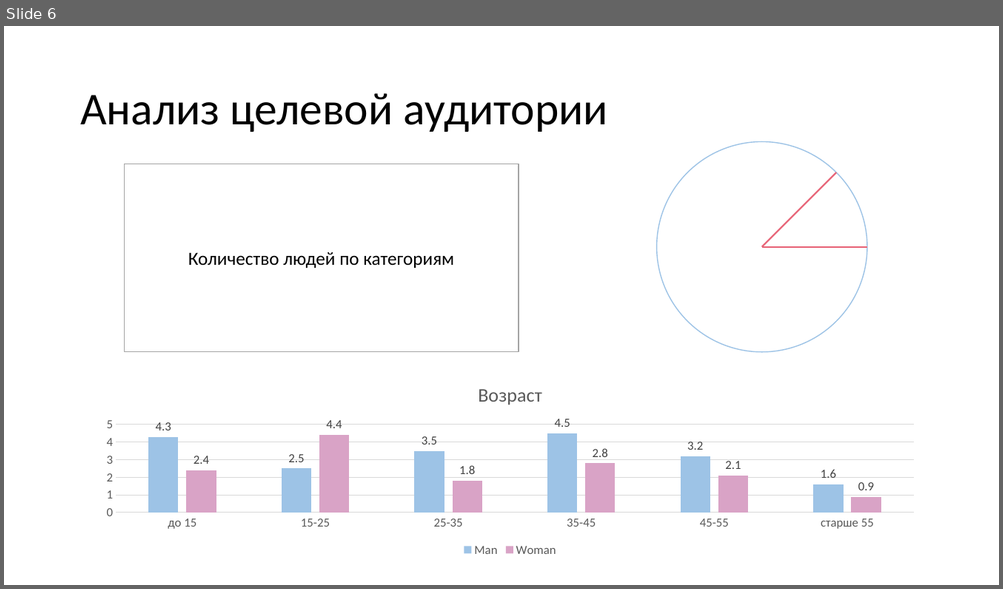
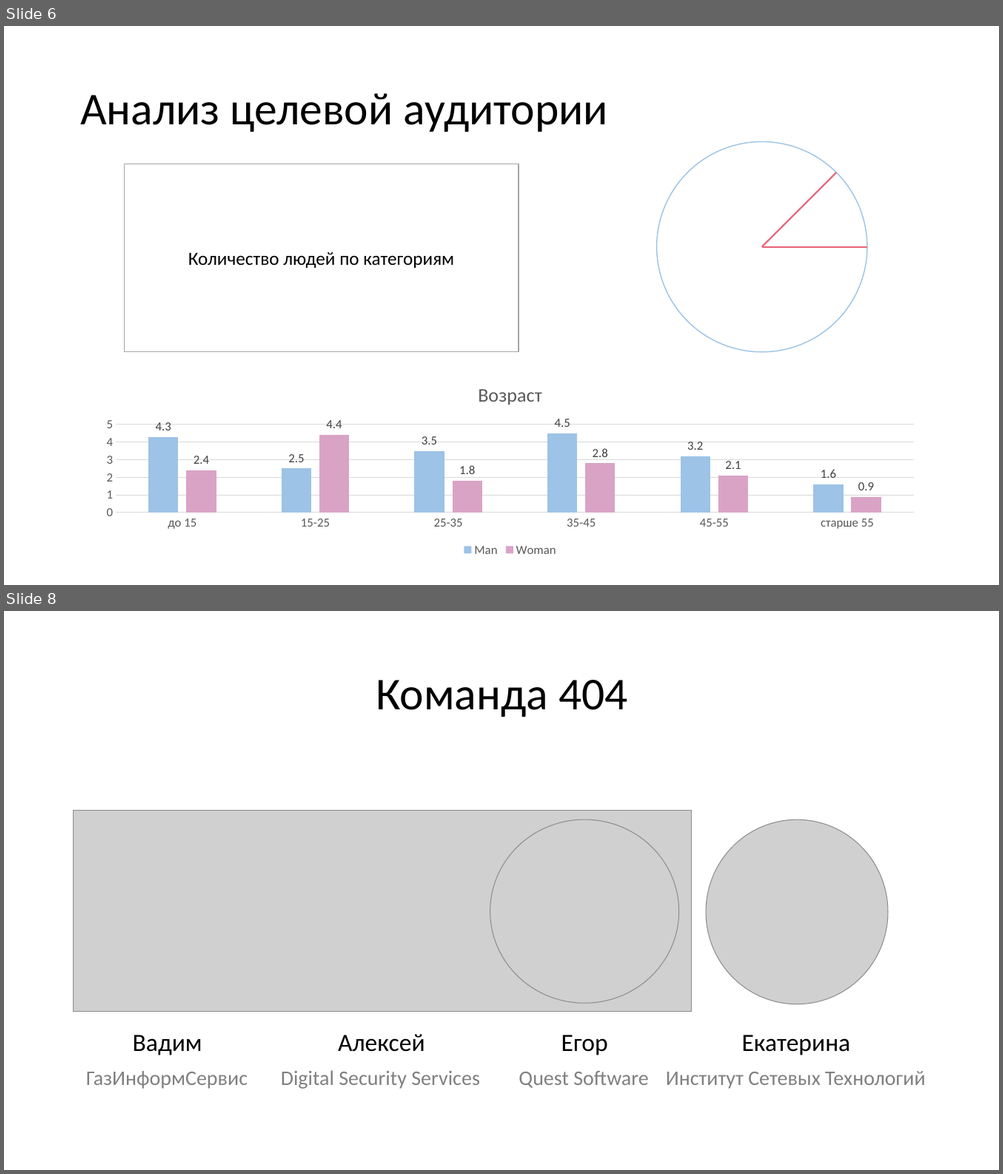
Before and after one commit to vadikko2/Hack_university, a slide deck: Hack_present - 3.pptx. Shown one above the other, each under a label of ours: slide 6 before the commit, slides 6 and 8 after it; the slides between them are not shown. The pictures are 1003x589 and 1003x1174 pixels, drawn with LibreOffice and Linux fonts; fonts in the diff are those of the drawing; grey boxes stand for pictures. Boxes give left, top, right and bottom in pixels: in the first picture for what was removed or moved away, otherwise in the second. Text is boxed around its words. In the diff, an @@ line names an element or a change of style, - is before the commit and + after.

```diff
--- a/Hack_present - 3.pptx
+++ b/Hack_present - 3.pptx
@@ slide 8 added at <box>4,611,999,1170</box>, background #FFFFFF @@
@@ title added at <box>375,680,628,717</box>, 44 pt, text #000000 @@
+Команда 404
@@ picture added at <box>73,810,691,1012</box> @@
@@ picture added at <box>489,820,678,1003</box> @@
@@ picture added at <box>706,820,888,1005</box> @@
@@ text added at <box>133,1035,202,1056</box>, 24 pt, text #000000 @@
+Вадим
@@ text added at <box>338,1034,425,1052</box>, 24 pt, text #000000 @@
+Алексей
@@ text added at <box>561,1035,608,1056</box>, 24 pt, text #000000 @@
+Егор
@@ text added at <box>742,1035,851,1056</box>, 24 pt, text #000000 @@
+Екатерина
@@ text added at <box>86,1071,247,1089</box>, 20 pt, text #808080 @@
+ГазИнформСервис
@@ text added at <box>281,1071,480,1089</box>, 20 pt, text #808080 @@
+Digital Security Services
@@ text added at <box>518,1071,648,1088</box>, 20 pt, text #808080 @@
+Quest Software
@@ text added at <box>666,1071,925,1089</box>, 20 pt, text #808080 @@
+Институт Сетевых Технологий
```
Also in this commit, not shown: 3 slides changed, 2 other slides added, 4 slides removed.
